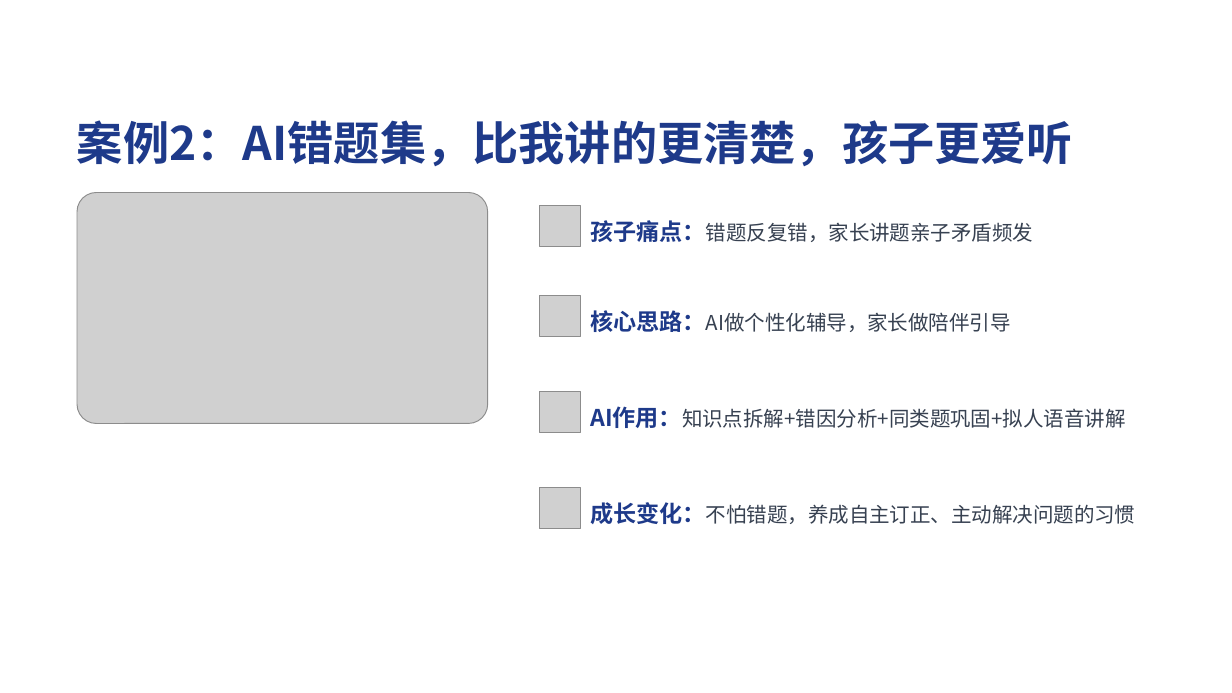
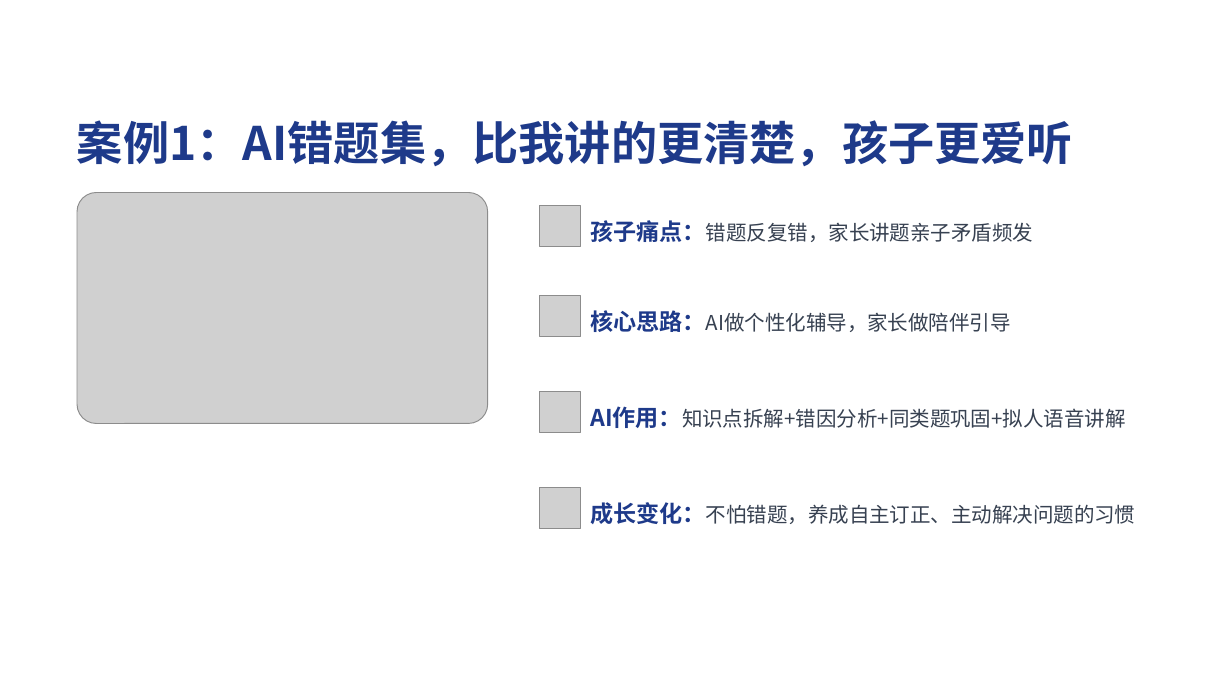
Before and after one commit to ZedeX/ssbs-talk-ai-education, a slide deck: slide 4 of resources/AI时代，做会借力的家长-v1.pptx (slide 6 before the commit). Drawn at 1232x693 pixels with LibreOffice and Linux fonts; fonts in the diff are those of the drawing; grey boxes stand for pictures; background and template pictures are left out. Boxes give left, top, right and bottom in pixels: in the first picture for what was removed or moved away, otherwise in the second. Text is boxed around its words. In the diff, an @@ line names an element or a change of style, - is before the commit and + after.

```diff
--- a/resources/AI时代，做会借力的家长-v1.pptx
+++ b/resources/AI时代，做会借力的家长-v1.pptx
@@ text at <box>77,120,1073,166</box>: text changed @@
-案例2：AI错题集，比我讲的更清楚，孩子更爱听
+案例1：AI错题集，比我讲的更清楚，孩子更爱听
```
Also in this commit, not shown: 2 other slides changed, 2 other files.
